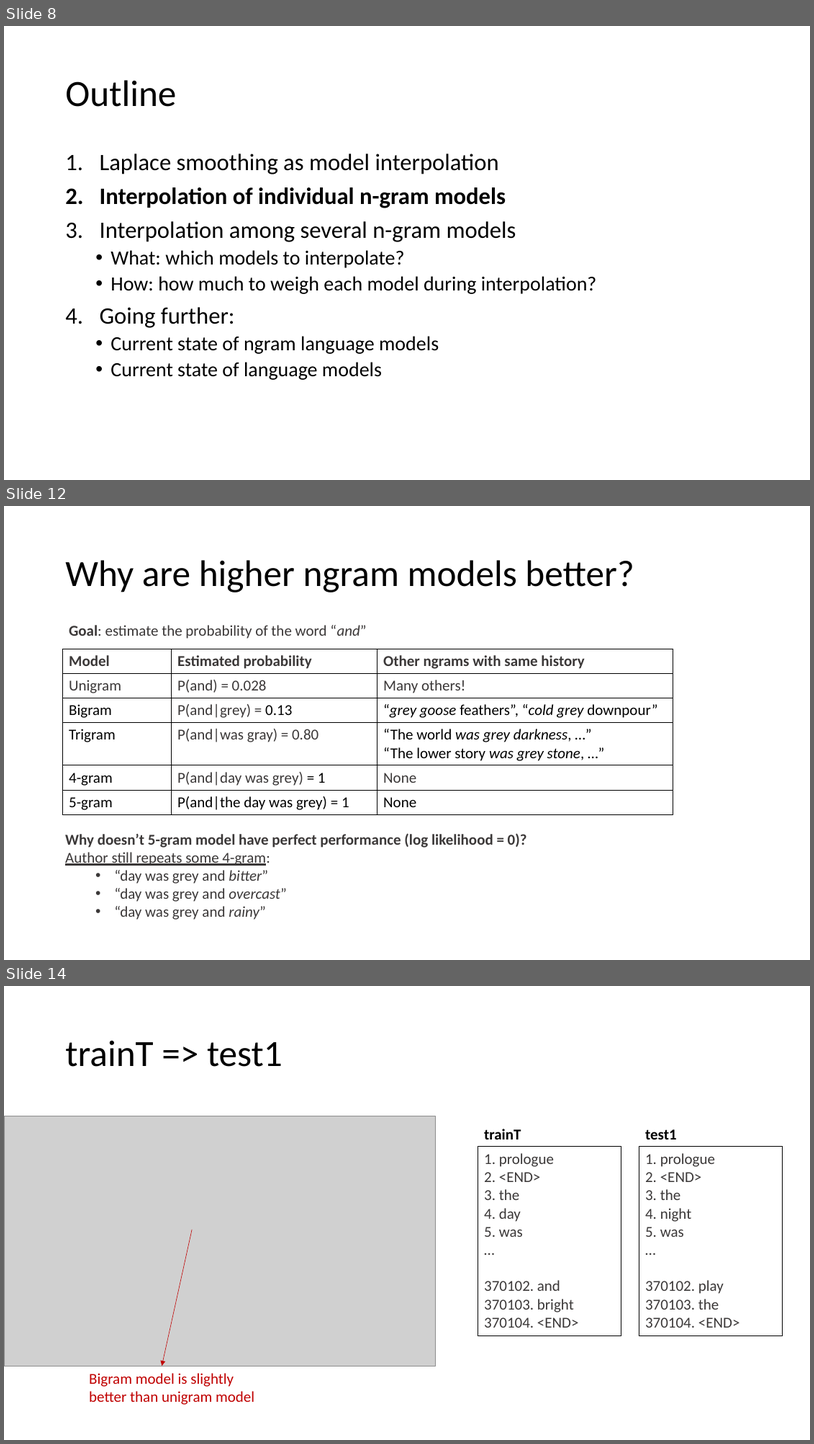
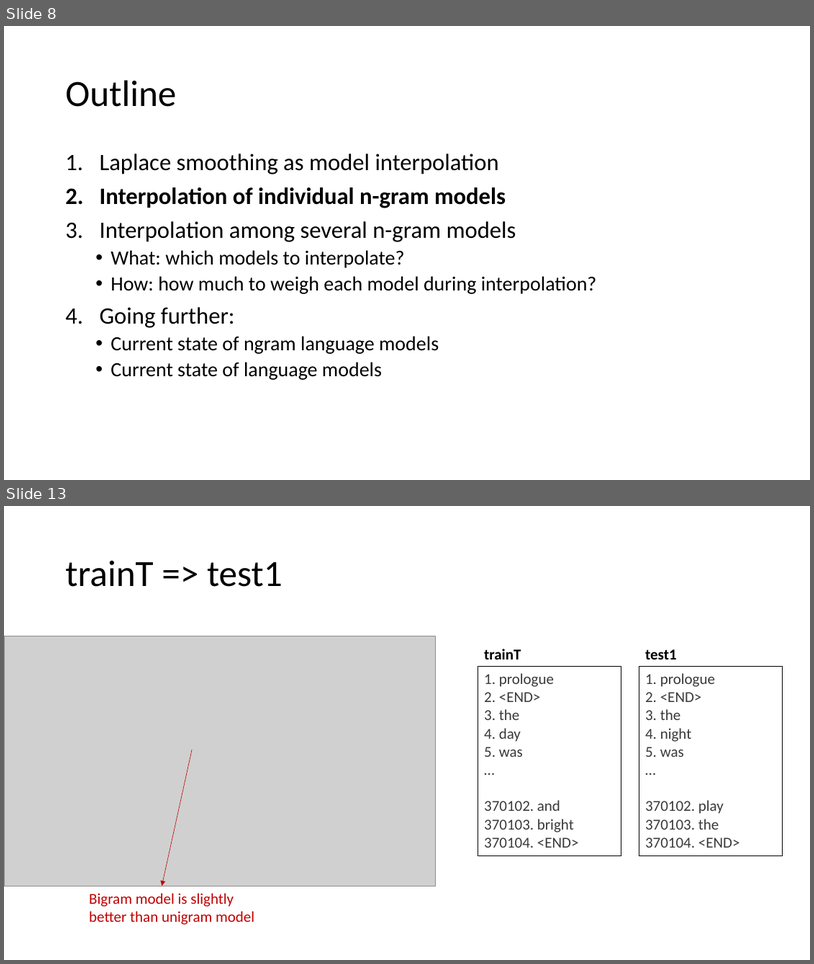
Before and after one commit to khanhnguyendata/ngram, a slide deck: ngram_model_khanh.pptx. Shown one above the other, each under a label of ours: slides 8, 12 and 14 before the commit, slides 8 and 13 after it; the slides between them are not shown. The pictures are 814x1444 and 814x964 pixels, drawn with LibreOffice and Linux fonts; fonts in the diff are those of the drawing; grey boxes stand for pictures. Boxes give left, top, right and bottom in pixels: in the first picture for what was removed or moved away, otherwise in the second. Text is boxed around its words. In the diff, an @@ line names an element or a change of style, - is before the commit and + after.

```diff
--- a/ngram_model_khanh.pptx
+++ b/ngram_model_khanh.pptx
@@ slide 12 removed at (4, 506, 810, 960), background #FFFFFF @@
@@ title removed at (65, 560, 634, 592) @@
-Why are higher ngram models better?
@@ text removed at (69, 625, 366, 638) @@
-Goal: estimate the probability of the word “and”
@@ table removed at (63, 649, 674, 814), 6 rows, 3 columns @@
-Model | Estimated probability | Other ngrams with same history
-Unigram | P(and) = 0.028 | Many others!
-Bigram | P(and|grey) = 0.13 | “grey goose feathers”, “cold grey downpour”
-Trigram | P(and|was gray) = 0.80 | “The world was grey darkness, …” / “The lower story was grey stone, …”
-4-gram | P(and|day was grey) = 1 | None
-5-gram | P(and|the day was grey) = 1 | None
@@ text removed at (65, 833, 527, 919) @@
-Why doesn’t 5-gram model have perfect performance (log likelihood = 0)?
-Author still repeats some 4-gram:
-  • “day was grey and bitter”
-  • “day was grey and overcast”
-  • “day was grey and rainy”
@@ what was slide 14 is now slide 13 @@
```
Also in this commit, not shown: 12 slides changed, 2 other files.
